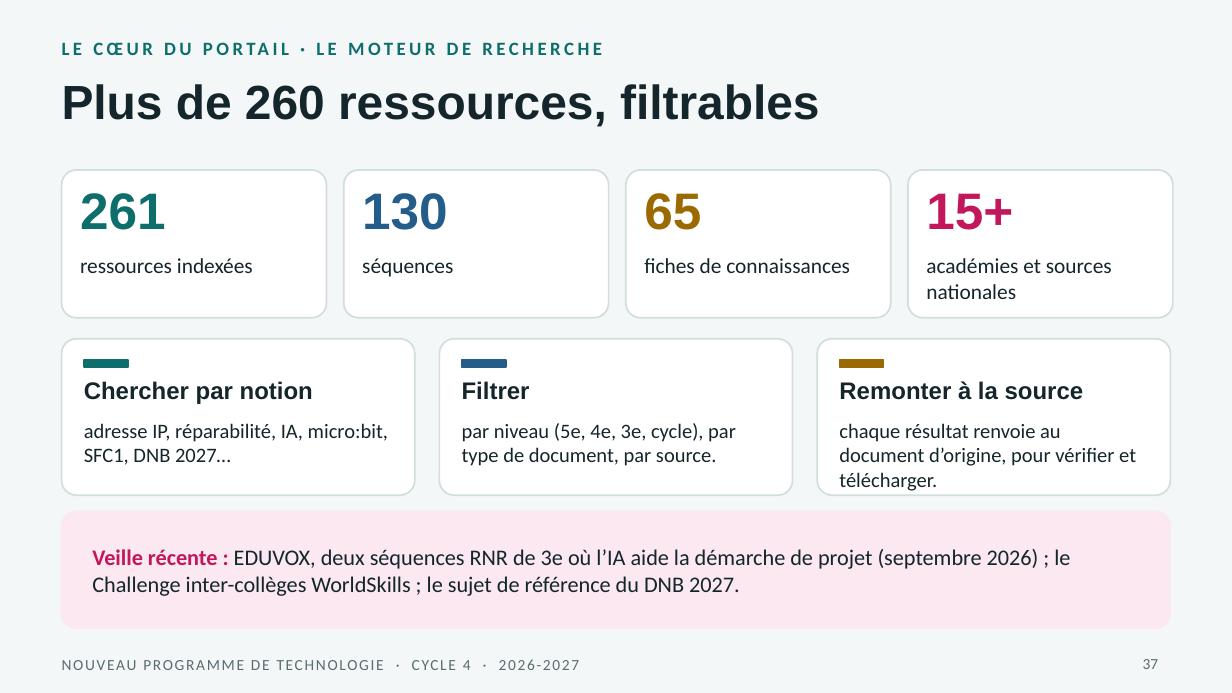
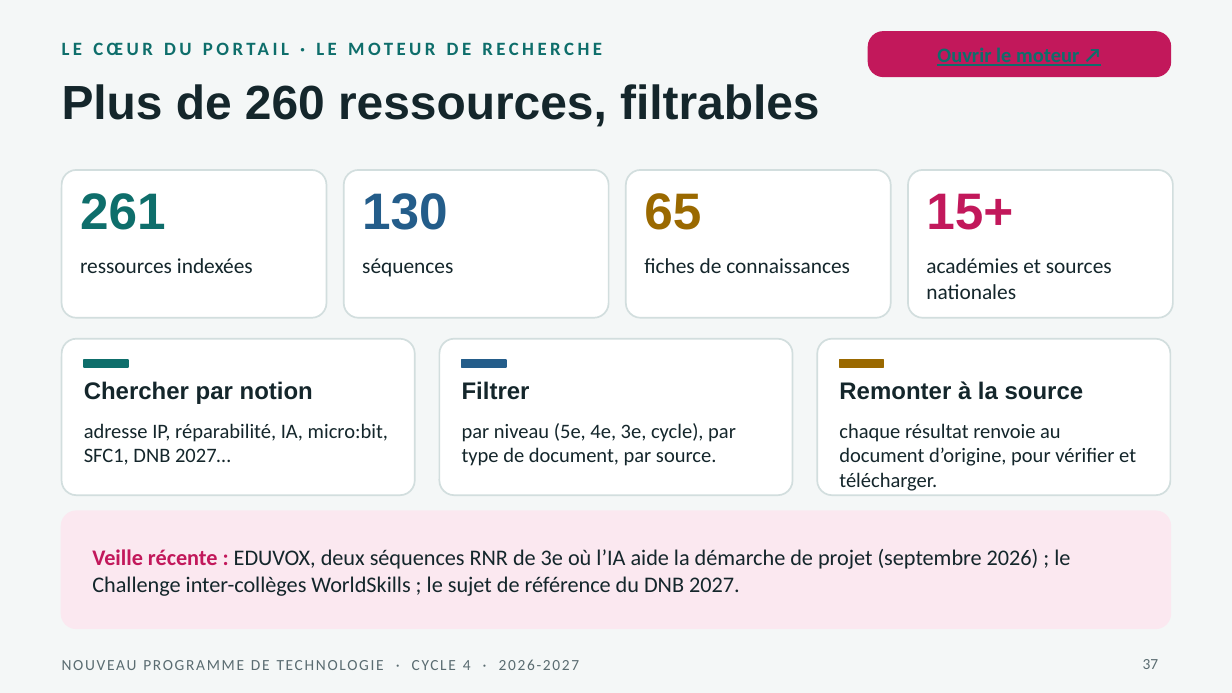
Before and after one commit to xseorkly/techno-3e, a slide deck: slide 37 of formation/nouveaux-programmes/nouveau_programme_technologie_cycle4_2026-2027.pptx. Drawn at 1232x693 pixels with LibreOffice and Linux fonts; fonts in the diff are those of the drawing. Boxes give left, top, right and bottom in pixels: in the first picture for what was removed or moved away, otherwise in the second. Text is boxed around its words. In the diff, an @@ line names an element or a change of style, - is before the commit and + after.

```diff
--- a/formation/nouveaux-programmes/nouveau_programme_technologie_cycle4_2026-2027.pptx
+++ b/formation/nouveaux-programmes/nouveau_programme_technologie_cycle4_2026-2027.pptx
@@ rounded rectangle added at (869,32,1170,76), fill #C2185B, outline #C2185B 1 pt @@
@@ text added at (937,47,1079,66), 12 pt, text #0E6E6B, bold, underline @@
+Ouvrir le moteur ↗
```
Also in this commit, not shown: 2 other slides changed, 6 other files.
